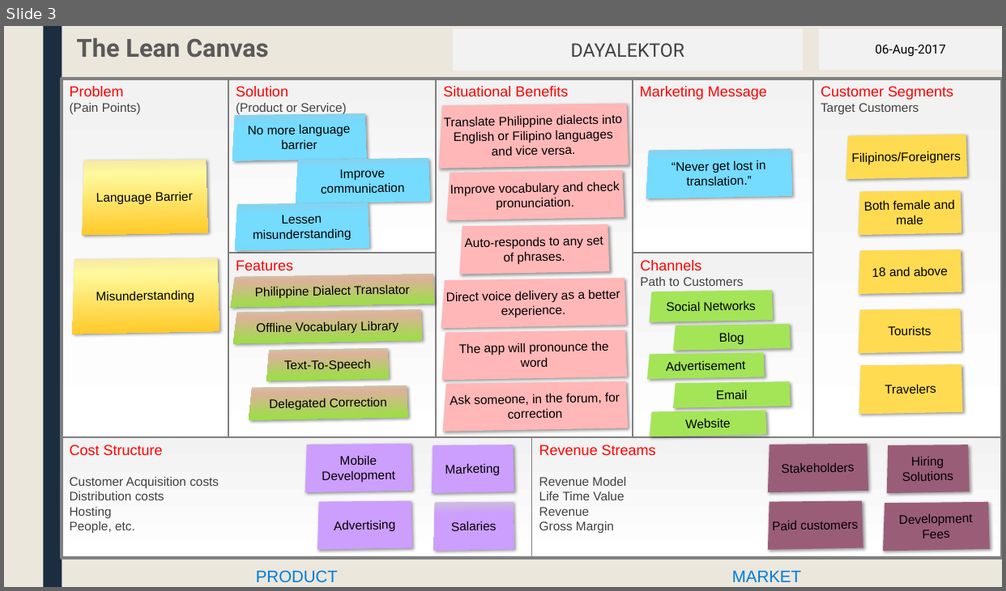
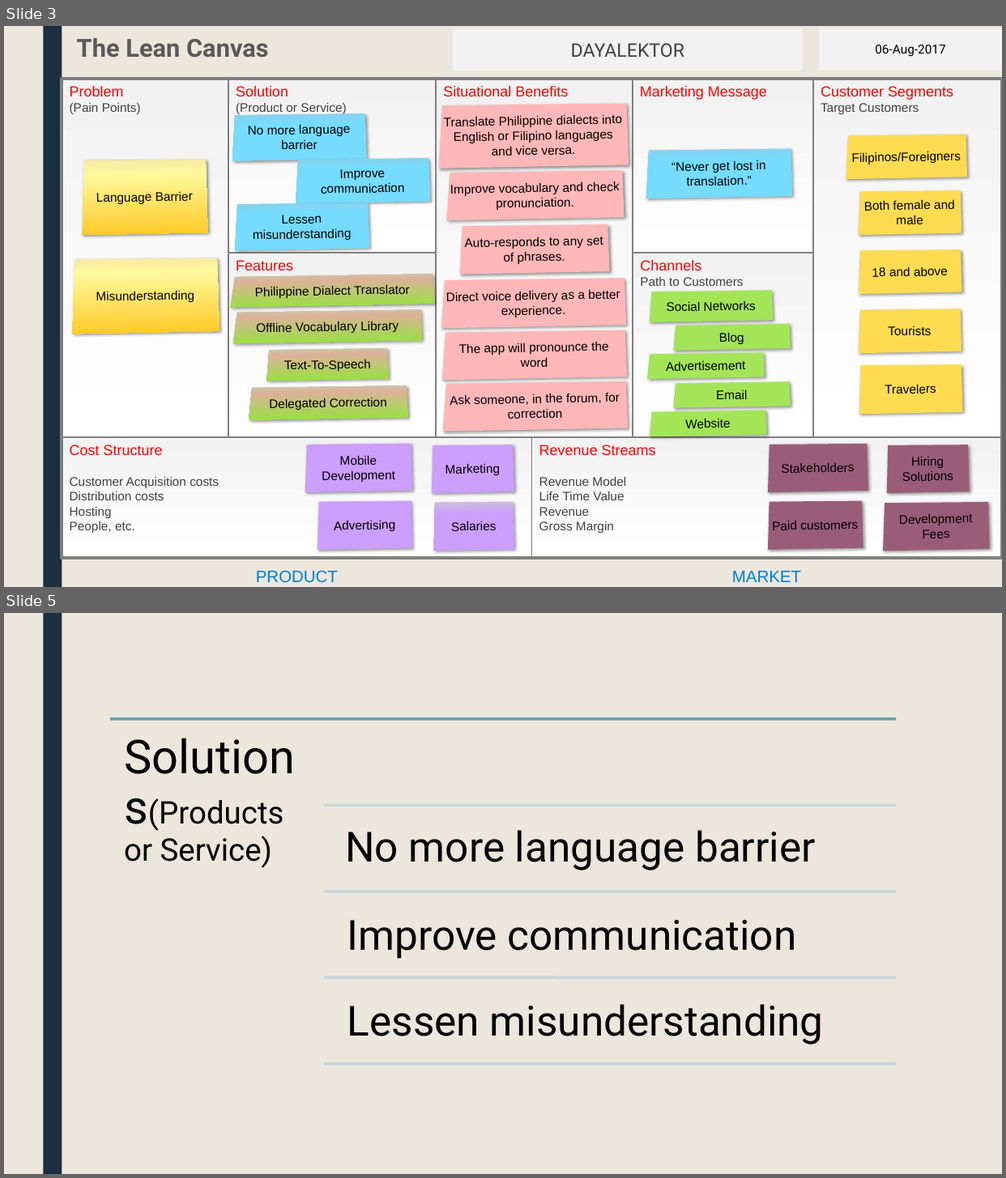
Before and after one commit to mlbelchez/Project---TENTREP, a slide deck: Presentation/PPT/Presentation 2.pptx. Shown one above the other, each under a label of ours: slide 3 before the commit, slides 3 and 5 after it; the slides between them are not shown. The pictures are 1006x591 and 1006x1178 pixels, drawn with LibreOffice and Linux fonts; fonts in the diff are those of the drawing. Boxes give left, top, right and bottom in pixels: in the first picture for what was removed or moved away, otherwise in the second. Text is boxed around its words. In the diff, an @@ line names an element or a change of style, - is before the commit and + after.

```diff
--- a/Presentation/PPT/Presentation 2.pptx
+++ b/Presentation/PPT/Presentation 2.pptx
@@ slide 5 added at (4, 613, 1002, 1174), background #EBE7DD; not listed: 1 template element that a slide beside it also shows @@
@@ group added at (110, 719, 897, 1064): 5 lines, 4 texts @@
+Solutions(Products or Service)
+No more language barrier
+Improve communication
+Lessen misunderstanding
```
Also in this commit, not shown: 7 slides changed, 9 other slides added, 1 other file.
